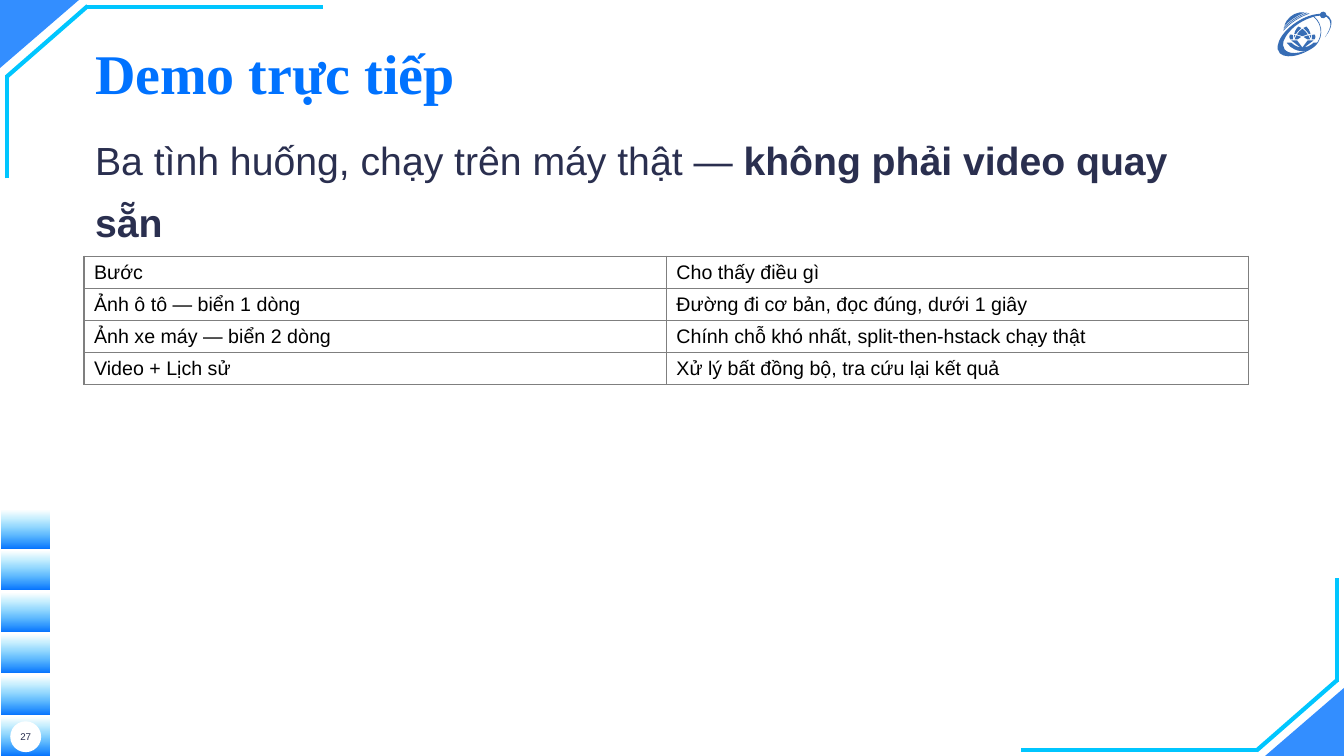
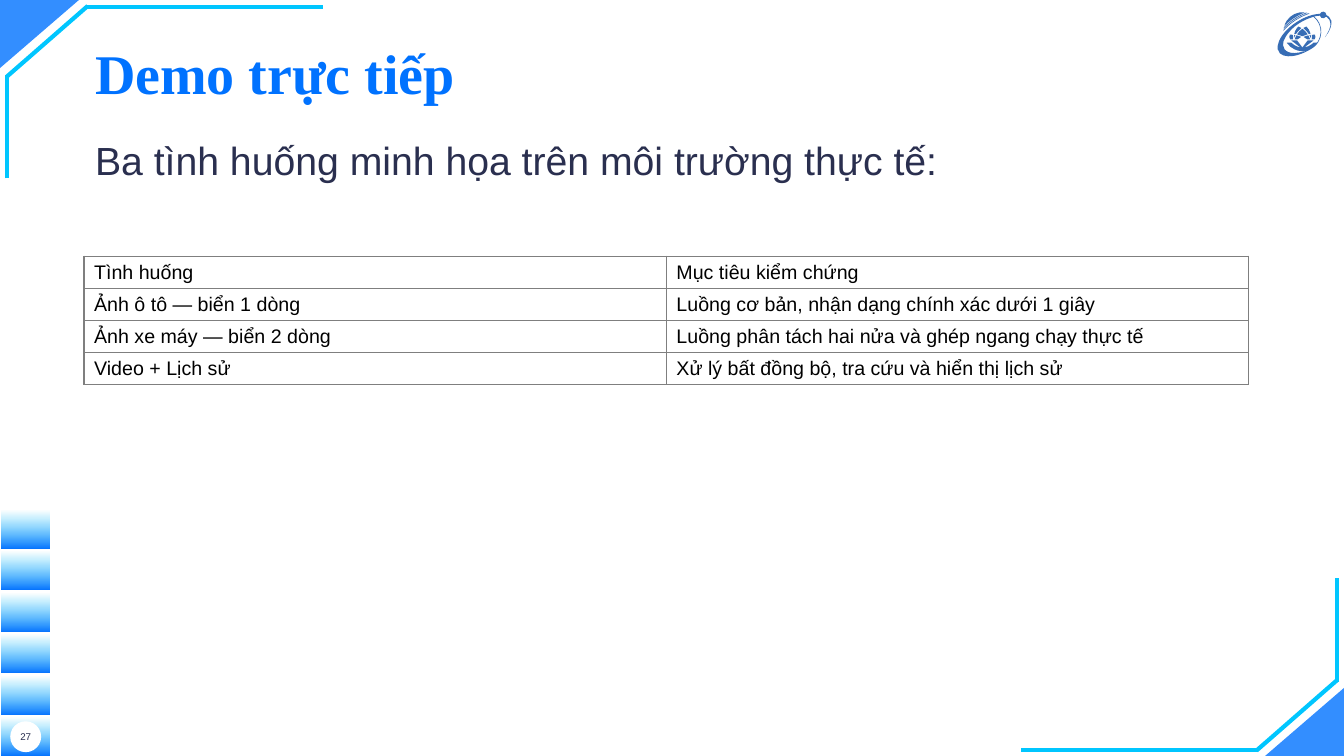
Before and after one commit to hieunguyen2604/alpr-do-an-mon-hoc, a slide deck: slide 27 of docs/slides/slides.pptx. Drawn at 1344x756 pixels with LibreOffice and Linux fonts; fonts in the diff are those of the drawing; background and template pictures are left out. Boxes give left, top, right and bottom in pixels: in the first picture for what was removed or moved away, otherwise in the second. Text is boxed around its words. In the diff, an @@ line names an element or a change of style, - is before the commit and + after.

```diff
--- a/docs/slides/slides.pptx
+++ b/docs/slides/slides.pptx
@@ text at box(95, 145, 938, 183): text changed @@
-Ba tình huống, chạy trên máy thật — không phải video quay sẵn
+Ba tình huống minh họa trên môi trường thực tế:
@@ table at box(84, 256, 1249, 681) @@
-row 1, column 1: Bước
+row 1, column 1: Tình huống
-row 1, column 2: Cho thấy điều gì
+row 1, column 2: Mục tiêu kiểm chứng
-row 2, column 2: Đường đi cơ bản, đọc đúng, dưới 1 giây
+row 2, column 2: Luồng cơ bản, nhận dạng chính xác dưới 1 giây
-row 3, column 2: Chính chỗ khó nhất, split-then-hstack chạy thật
+row 3, column 2: Luồng phân tách hai nửa và ghép ngang chạy thực tế
-row 4, column 2: Xử lý bất đồng bộ, tra cứu lại kết quả
+row 4, column 2: Xử lý bất đồng bộ, tra cứu và hiển thị lịch sử
```
Also in this commit, not shown: 14 other slides changed, 3 other files.
